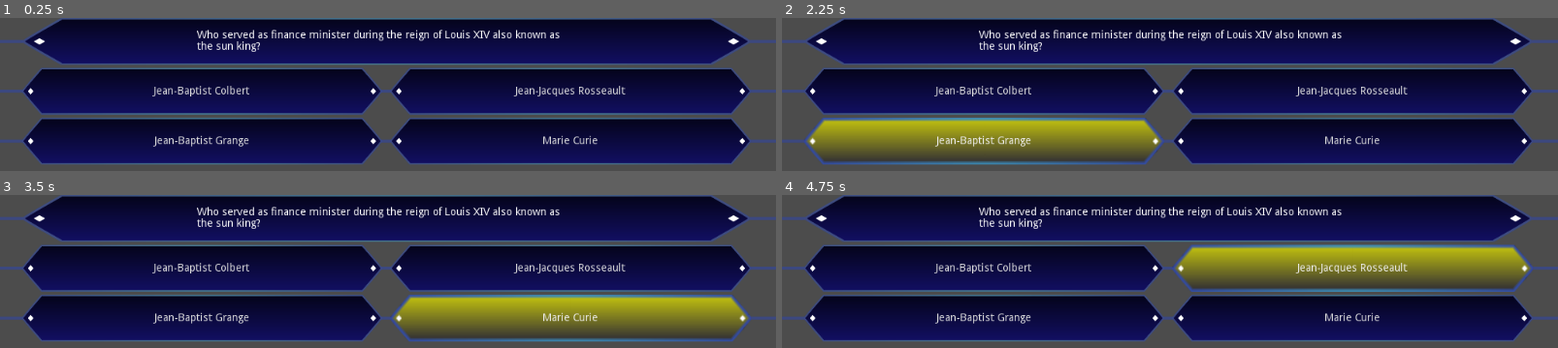
Above: before the commit, frames 1-4 (two rows, left to right).
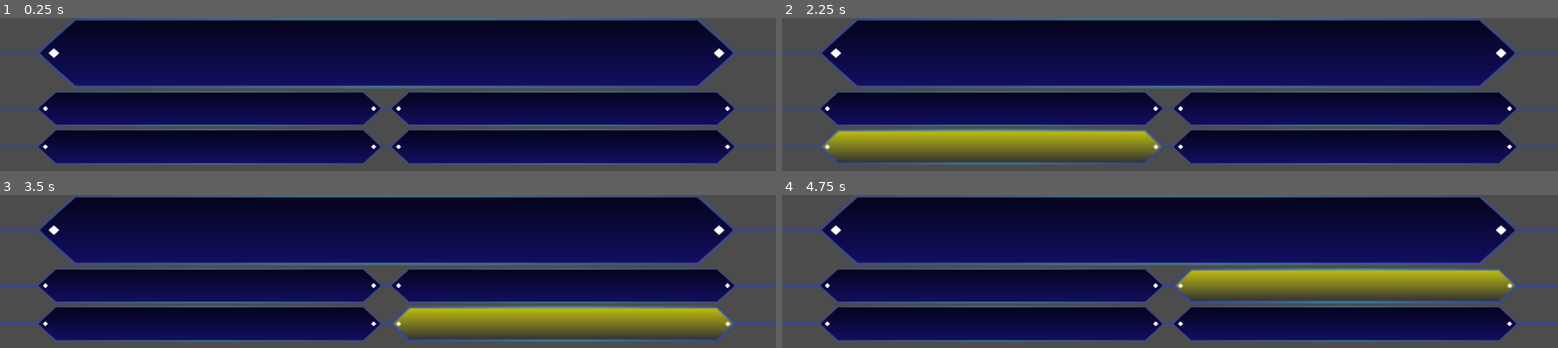
Above: after the commit, the same moments.

Repository: MathiasBaumgartinger/MillionaireQuiz
Game: Godot game, scene res://MillonaireQuiz.tscn
Two runs of this game, one before a commit and one after it. Both use one fixed random seed, a clock stepped at 60 frames per second and the inputs below. Before the commit the project has no main scene; this scene is started directly in both runs.
Inputs (mouse positions are in pixels of both pictures, inside the frame that each line leads up to; where the layout moved, square brackets give the same spot in the first picture):
- Up to frame 1 (0.25 s): no input
- Up to frame 2 (2.25 s): click (991, 108) [983, 91] at 0.5 s; click (1348, 108) [1356, 91] at 1.25 s; click (991, 146) [983, 140] at 2 s
- Up to frame 3 (3.5 s): click (566, 323) [574, 317] at 2.75 s
- Up to frame 4 (4.75 s): click (991, 285) [983, 268] at 3.5 s; click (1348, 285) [1356, 268] at 4.25 s

The runs differ from the first frame. In frame 1, 46% of the frame differs, in the area x 0-100%, y 0-96%; in frame 2, 49%; in frame 3, 49%; in frame 4, 46%.

Commit message:
Added additional states, proper, sacling labels and corresponding music

Diff:
--- a/MillonaireQuiz.gd
+++ b/MillonaireQuiz.gd
@@ -1,7 +1,15 @@
 extends Control
+class_name Game
 
 enum GAME_STATE {
+	opening,
+	lets_play,
 	question,
+	A,
+	B,
+	C,
+	D,
+	answering,
 	locked,
 	corret,
 	wrong
@@ -11,19 +19,34 @@
 onready var button_b = get_node("VBoxContainer/HBoxContainer/B")
 onready var button_c = get_node("VBoxContainer/HBoxContainer2/C")
 onready var button_d = get_node("VBoxContainer/HBoxContainer2/D")
+onready var button_a_text = get_node("VBoxContainer/HBoxContainer/A/Margin/HBox/Label")
+onready var button_b_text = get_node("VBoxContainer/HBoxContainer/B/Margin/HBox/Label")
+onready var button_c_text = get_node("VBoxContainer/HBoxContainer2/C/Margin/HBox/Label")
+onready var button_d_text = get_node("VBoxContainer/HBoxContainer2/D/Margin/HBox/Label")
 onready var question_text = get_node("VBoxContainer/TitleHbox/PanelContainer/CenterContainer/RichTextLabel")
 onready var buttons = {
 	"A": button_a, "B": button_b,
 	"C": button_c, "D": button_d
 }
+onready var normal_sb = load("res://ThemeElements/TemplateNormal.tres").duplicate()
 
 var correct_option: String
-var game_state: int = GAME_STATE.question
+var game_state: int = 0 setget set_game_state
 var locked_option: String
+var current_question: Dictionary
+var question_no = 0
+
+
+func set_game_state(state):
+	print(GAME_STATE.keys()[state])
+	$MusicManager.play(state, question_no)
+	game_state = state
+
 
 func _ready():
 	for button in buttons.values():
 		button.connect("toggled", self, "_question_locked", [button])
+	reset_buttons()
 	setup_next_question()
 
 
@@ -34,22 +57,44 @@
 
 func progress():
 	match game_state:
-		1: check()
-		2:
+		GAME_STATE.question:
+			question_text.visible = true
+			set_game_state(GAME_STATE.A)
+		GAME_STATE.A:
+			$VBoxContainer/HBoxContainer/A/Margin.visible = true
+			set_game_state(GAME_STATE.B)
+		GAME_STATE.B:
+			$VBoxContainer/HBoxContainer/B/Margin.visible = true
+			set_game_state(GAME_STATE.C)
+		GAME_STATE.C:
+			$VBoxContainer/HBoxContainer2/C/Margin.visible = true
+			set_game_state(GAME_STATE.D)
+		GAME_STATE.D:
+			$VBoxContainer/HBoxContainer2/D/Margin.visible = true
+			set_game_state(GAME_STATE.answering)
+		GAME_STATE.locked:
+			check()
+		GAME_STATE.corret:
 			reset_buttons()
 			setup_next_question()
-		3:
+			set_game_state(GAME_STATE.question)
+		GAME_STATE.wrong:
 			reset_buttons()
 			setup_next_question()
-		_: return
+			set_game_state(GAME_STATE.question)
+		GAME_STATE.answering:
+			return
+		_:
+			set_game_state(game_state + 1)
 
 
 func _question_locked(presssed: bool, button: Button):
-	for button in buttons.values():
-		button.pressed = false
+	for b in buttons.values():
+		if b != button:
+			b.pressed = false
 
 	locked_option = button.name
-	game_state = GAME_STATE.locked
+	set_game_state(GAME_STATE.locked)
 
 
 func check():
@@ -59,41 +104,45 @@
 	locked_button.pressed = false
 	locked_button.focus_mode = Control.FOCUS_NONE
 	if locked_option == correct_option:
-		game_state = GAME_STATE.corret
+		set_game_state(GAME_STATE.corret)
 		animate(locked_button,
 			load("res://ThemeElements/TemplateCorrect.tres").duplicate())
 	else:
-		game_state = GAME_STATE.wrong
+		set_game_state(GAME_STATE.wrong)
 		animate(locked_button,
 			load("res://ThemeElements/TemplateWrong.tres").duplicate())
 
 
 func setup_next_question():
-	var question = $QuestionManager.get_next_question()
-	if question == null: return
+	var next_question = $QuestionManager.get_next_question()
+	if next_question == null: return
 
-	question_text.text = question["question"]
-	button_a.text = question["A"]
-	button_b.text = question["B"]
-	button_c.text = question["C"]
-	button_d.text = question["D"]
-	correct_option = question["correct"]
+	question_text.visible = false
+	current_question = next_question
+	question_no += 1
+
+	question_text.bbcode_text = "[center]%s[/center]" % current_question["question"]
+	button_a_text.text = current_question["A"]
+	button_b_text.text = current_question["B"]
+	button_c_text.text = current_question["C"]
+	button_d_text.text = current_question["D"]
+	correct_option = current_question["correct"]
 
 
 func animate(locked_button, stylebox):
-	var normal_sb = load("res://ThemeElements/TemplateNormal.tres").duplicate()
 	locked_button.theme.set_stylebox("normal", "Button", stylebox)
 	yield(get_tree().create_timer(0.4), "timeout")
 	locked_button.theme.set_stylebox("normal", "Button", normal_sb)
 	yield(get_tree().create_timer(0.4), "timeout")
 	locked_button.theme.set_stylebox("normal", "Button", stylebox)
-	yield(get_tree().create_timer(0.4), "timeout")
+	yield(get_tree().create_timer(0.3), "timeout")
 	locked_button.theme.set_stylebox("normal", "Button", normal_sb)
-	yield(get_tree().create_timer(0.4), "timeout")
+	yield(get_tree().create_timer(0.3), "timeout")
 	locked_button.theme.set_stylebox("normal", "Button", stylebox)
 
 
 func reset_buttons():
 	for button in buttons.values():
+		button.theme = load("res://MillonaireTheme.tres").duplicate()
+		button.get_node("Margin").visible = false
 		button.toggle_mode = true
-		button.theme = load("res://MillonaireTheme.tres").duplicate()
--- a/MillonaireQuiz.tscn
+++ b/MillonaireQuiz.tscn
@@ -1,75 +1,22 @@
-[gd_scene load_steps=17 format=2]
+[gd_scene load_steps=18 format=2]
 
 [ext_resource path="res://MillonaireTheme.tres" type="Theme" id=1]
 [ext_resource path="res://MillonaireQuiz.gd" type="Script" id=2]
-[ext_resource path="res://Resoures/StyleTemplateLocked.svg" type="Texture" id=3]
-[ext_resource path="res://Resoures/StyleTemplateHover.svg" type="Texture" id=4]
-[ext_resource path="res://ThemeElements/TemplateNormal.tres" type="StyleBox" id=5]
+[ext_resource path="res://MusicManager.gd" type="Script" id=3]
+[ext_resource path="res://Resoures/Opening.mp3" type="AudioStream" id=4]
+[ext_resource path="res://Resoures/Lets Play.mp3" type="AudioStream" id=5]
 [ext_resource path="res://QuestionManager.gd" type="Script" id=6]
-
-[sub_resource type="StyleBoxTexture" id=2]
-texture = ExtResource( 3 )
-region_rect = Rect2( 0, 0, 388, 44 )
-
-[sub_resource type="StyleBoxTexture" id=1]
-texture = ExtResource( 4 )
-region_rect = Rect2( 0, 0, 388, 44 )
-
-[sub_resource type="StyleBoxTexture" id=3]
-texture = ExtResource( 3 )
-region_rect = Rect2( 0, 0, 388, 44 )
-
-[sub_resource type="Theme" id=8]
-Button/styles/disabled = ExtResource( 5 )
-Button/styles/focus = SubResource( 2 )
-Button/styles/hover = SubResource( 1 )
-Button/styles/normal = ExtResource( 5 )
-Button/styles/pressed = SubResource( 3 )
-Panel/constants/panel = 0
-Panel/styles/panel = ExtResource( 5 )
-PanelContainer/styles/panel = ExtResource( 5 )
-
-[sub_resource type="Theme" id=9]
-Button/styles/disabled = ExtResource( 5 )
-Button/styles/focus = SubResource( 2 )
-Button/styles/hover = SubResource( 1 )
-Button/styles/normal = ExtResource( 5 )
-Button/styles/pressed = SubResource( 3 )
-Panel/constants/panel = 0
-Panel/styles/panel = ExtResource( 5 )
-PanelContainer/styles/panel = ExtResource( 5 )
-
-[sub_resource type="StyleBoxTexture" id=10]
-texture = ExtResource( 3 )
-region_rect = Rect2( 0, 0, 388, 44 )
-
-[sub_resource type="StyleBoxTexture" id=11]
-texture = ExtResource( 4 )
-region_rect = Rect2( 0, 0, 388, 44 )
-
-[sub_resource type="StyleBoxTexture" id=12]
-texture = ExtResource( 3 )
-region_rect = Rect2( 0, 0, 388, 44 )
-
-[sub_resource type="Theme" id=7]
-Button/styles/disabled = ExtResource( 5 )
-Button/styles/focus = SubResource( 10 )
-Button/styles/hover = SubResource( 11 )
-Button/styles/normal = ExtResource( 5 )
-Button/styles/pressed = SubResource( 12 )
-Panel/constants/panel = 0
-Panel/styles/panel = ExtResource( 5 )
-PanelContainer/styles/panel = ExtResource( 5 )
-
-[sub_resource type="Theme" id=6]
-Button/styles/disabled = ExtResource( 5 )
-Button/styles/focus = SubResource( 10 )
-Button/styles/hover = SubResource( 11 )
-Button/styles/normal = ExtResource( 5 )
-Button/styles/pressed = SubResource( 12 )
-Panel/constants/panel = 0
-Panel/styles/panel = ExtResource( 5 )
-PanelContainer/styles/panel = ExtResource( 5 )
+[ext_resource path="res://Resoures/Question 6.mp3" type="AudioStream" id=7]
+[ext_resource path="res://Resoures/Lights To Center Q1Q5.mp3" type="AudioStream" id=8]
+[ext_resource path="res://Resoures/Questions 14 Lose.mp3" type="AudioStream" id=9]
+[ext_resource path="res://Resoures/Question 6 Win.mp3" type="AudioStream" id=10]
+[ext_resource path="res://Resoures/Question 6 Lose.mp3" type="AudioStream" id=11]
+[ext_resource path="res://Resoures/Questions 14 Win.mp3" type="AudioStream" id=12]
+[ext_resource path="res://Resoures/Questions 15.mp3" type="AudioStream" id=13]
+[ext_resource path="res://Resoures/Question 5 Win.mp3" type="AudioStream" id=14]
+[ext_resource path="res://Resoures/Question 6 Final Answer.mp3" type="AudioStream" id=15]
+[ext_resource path="res://Resoures/Question 5 Lose.mp3" type="AudioStream" id=16]
+[ext_resource path="res://Resoures/Lights To Center Q6.mp3" type="AudioStream" id=17]
 
 [node name="Control" type="MarginContainer"]
 anchor_right = 0.997
@@ -82,42 +29,67 @@
 script = ExtResource( 6 )
 questions_file = "res://questions.json"
 
+[node name="MusicManager" type="Node" parent="."]
+script = ExtResource( 3 )
+opening = ExtResource( 4 )
+lets_play = ExtResource( 5 )
+lights_to_center = ExtResource( 8 )
+questions_1to5 = ExtResource( 13 )
+questions_from6 = ExtResource( 7 )
+final_answer_from6 = ExtResource( 15 )
+questions_1to4_win = ExtResource( 12 )
+questions_1to4_lose = ExtResource( 9 )
+question_5_win = ExtResource( 14 )
+question_5_lose = ExtResource( 16 )
+question_from6_win = ExtResource( 10 )
+question_from6_lose = ExtResource( 11 )
+lights_to_center_1to5 = ExtResource( 8 )
+lights_to_center_from6 = ExtResource( 17 )
+
+[node name="MusicPlayer1" type="AudioStreamPlayer" parent="MusicManager"]
+
+[node name="MusicPlayer2" type="AudioStreamPlayer" parent="MusicManager"]
+stream = ExtResource( 5 )
+
+[node name="MusicPlayer3" type="AudioStreamPlayer" parent="MusicManager"]
+
 [node name="VBoxContainer" type="VBoxContainer" parent="."]
-margin_right = 1021.0
-margin_bottom = 195.0
+margin_right = 1020.0
+margin_bottom = 194.0
 size_flags_horizontal = 3
 size_flags_vertical = 3
 theme = ExtResource( 1 )
 
 [node name="TitleHbox" type="HBoxContainer" parent="VBoxContainer"]
-margin_right = 1021.0
-margin_bottom = 62.0
-size_flags_vertical = 3
+margin_right = 1020.0
+margin_bottom = 93.0
+size_flags_vertical = 3
+size_flags_stretch_ratio = 2.0
 
 [node name="BeginSeperator2" type="HSeparator" parent="VBoxContainer/TitleHbox"]
-margin_right = 25.0
-margin_bottom = 62.0
-rect_min_size = Vector2( 25, 0 )
+margin_right = 45.0
+margin_bottom = 93.0
+rect_min_size = Vector2( 45, 0 )
 
 [node name="PanelContainer" type="PanelContainer" parent="VBoxContainer/TitleHbox"]
-margin_left = 29.0
-margin_right = 992.0
-margin_bottom = 62.0
+margin_left = 49.0
+margin_right = 971.0
+margin_bottom = 93.0
 rect_min_size = Vector2( 0, 50 )
 size_flags_horizontal = 3
 size_flags_vertical = 3
 
 [node name="CenterContainer" type="CenterContainer" parent="VBoxContainer/TitleHbox/PanelContainer"]
-margin_right = 963.0
-margin_bottom = 62.0
+margin_right = 922.0
+margin_bottom = 93.0
 size_flags_horizontal = 3
 size_flags_vertical = 3
 
 [node name="RichTextLabel" type="RichTextLabel" parent="VBoxContainer/TitleHbox/PanelContainer/CenterContainer"]
-margin_left = 231.0
-margin_top = 23.0
-margin_right = 731.0
-margin_bottom = 38.0
+margin_left = 211.0
+margin_top = 39.0
+margin_right = 711.0
+margin_bottom = 54.0
 rect_min_size = Vector2( 500, 0 )
 size_flags_horizontal = 3
 size_flags_vertical = 3
@@ -128,89 +100,195 @@
 scroll_active = false
 
 [node name="EndSeperator2" type="HSeparator" parent="VBoxContainer/TitleHbox"]
-margin_left = 996.0
-margin_right = 1021.0
-margin_bottom = 62.0
-rect_min_size = Vector2( 25, 0 )
+show_behind_parent = true
+margin_left = 975.0
+margin_right = 1020.0
+margin_bottom = 93.0
+rect_min_size = Vector2( 45, 0 )
 
 [node name="HBoxContainer" type="HBoxContainer" parent="VBoxContainer"]
-margin_top = 66.0
-margin_right = 1021.0
-margin_bottom = 128.0
+margin_top = 97.0
+margin_right = 1020.0
+margin_bottom = 143.0
 size_flags_vertical = 3
 
 [node name="BeginSeperator" type="HSeparator" parent="VBoxContainer/HBoxContainer"]
-margin_right = 25.0
-margin_bottom = 62.0
-rect_min_size = Vector2( 25, 0 )
+margin_right = 45.0
+margin_bottom = 46.0
+rect_min_size = Vector2( 45, 0 )
 
 [node name="A" type="Button" parent="VBoxContainer/HBoxContainer"]
-margin_left = 29.0
-margin_right = 505.0
-margin_bottom = 62.0
-rect_min_size = Vector2( 0, 25 )
-size_flags_horizontal = 3
-theme = SubResource( 8 )
-toggle_mode = true
+margin_left = 49.0
+margin_right = 504.0
+margin_bottom = 46.0
+rect_min_size = Vector2( 0, 25 )
+size_flags_horizontal = 3
+theme = ExtResource( 1 )
+toggle_mode = true
+
+[node name="Margin" type="MarginContainer" parent="VBoxContainer/HBoxContainer/A"]
+anchor_left = 0.059
+anchor_right = 0.945
+anchor_bottom = 1.0
+margin_left = 0.154999
+margin_top = 1.0
+margin_right = 0.0509644
+margin_bottom = 0.920002
+mouse_filter = 2
+
+[node name="HBox" type="HBoxContainer" parent="VBoxContainer/HBoxContainer/A/Margin"]
+margin_right = 403.0
+margin_bottom = 45.0
+
+[node name="Q" type="Label" parent="VBoxContainer/HBoxContainer/A/Margin/HBox"]
+margin_top = 15.0
+margin_right = 13.0
+margin_bottom = 29.0
+text = "A:"
+
+[node name="Label" type="Label" parent="VBoxContainer/HBoxContainer/A/Margin/HBox"]
+margin_left = 17.0
+margin_top = 15.0
+margin_right = 17.0
+margin_bottom = 29.0
 
 [node name="HSeparator" type="HSeparator" parent="VBoxContainer/HBoxContainer"]
-margin_left = 509.0
-margin_right = 512.0
-margin_bottom = 62.0
+margin_left = 508.0
+margin_right = 511.0
+margin_bottom = 46.0
 rect_min_size = Vector2( 1, 0 )
 
 [node name="B" type="Button" parent="VBoxContainer/HBoxContainer"]
-margin_left = 516.0
-margin_right = 992.0
-margin_bottom = 62.0
-rect_min_size = Vector2( 0, 25 )
-size_flags_horizontal = 3
-theme = SubResource( 9 )
-toggle_mode = true
+margin_left = 515.0
+margin_right = 971.0
+margin_bottom = 46.0
+rect_min_size = Vector2( 0, 25 )
+size_flags_horizontal = 3
+theme = ExtResource( 1 )
+toggle_mode = true
+
+[node name="Margin" type="MarginContainer" parent="VBoxContainer/HBoxContainer/B"]
+anchor_left = 0.059
+anchor_right = 0.945
+anchor_bottom = 1.0
+margin_left = 0.0959988
+margin_top = -0.0120001
+margin_right = -0.00802612
+margin_bottom = -0.0919991
+mouse_filter = 2
+
+[node name="HBox" type="HBoxContainer" parent="VBoxContainer/HBoxContainer/B/Margin"]
+margin_right = 403.0
+margin_bottom = 45.0
+
+[node name="Q" type="Label" parent="VBoxContainer/HBoxContainer/B/Margin/HBox"]
+margin_top = 15.0
+margin_right = 13.0
+margin_bottom = 29.0
+text = "B:"
+
+[node name="Label" type="Label" parent="VBoxContainer/HBoxContainer/B/Margin/HBox"]
+margin_left = 17.0
+margin_top = 15.0
+margin_right = 17.0
+margin_bottom = 29.0
 
 [node name="EndSeperator" type="HSeparator" parent="VBoxContainer/HBoxContainer"]
-margin_left = 996.0
-margin_right = 1021.0
-margin_bottom = 62.0
-rect_min_size = Vector2( 25, 0 )
+margin_left = 975.0
+margin_right = 1020.0
+margin_bottom = 46.0
+rect_min_size = Vector2( 45, 0 )
 
 [node name="HBoxContainer2" type="HBoxContainer" parent="VBoxContainer"]
-margin_top = 132.0
-margin_right = 1021.0
-margin_bottom = 195.0
+margin_top = 147.0
+margin_right = 1020.0
+margin_bottom = 194.0
 size_flags_vertical = 3
 
 [node name="BeginSeperator" type="HSeparator" parent="VBoxContainer/HBoxContainer2"]
-margin_right = 25.0
-margin_bottom = 63.0
-rect_min_size = Vector2( 25, 0 )
+margin_right = 45.0
+margin_bottom = 47.0
+rect_min_size = Vector2( 45, 0 )
 
 [node name="C" type="Button" parent="VBoxContainer/HBoxContainer2"]
-margin_left = 29.0
-margin_right = 505.0
-margin_bottom = 63.0
-rect_min_size = Vector2( 0, 25 )
-size_flags_horizontal = 3
-theme = SubResource( 7 )
-toggle_mode = true
+margin_left = 49.0
+margin_right = 504.0
+margin_bottom = 47.0
+rect_min_size = Vector2( 0, 25 )
+size_flags_horizontal = 3
+theme = ExtResource( 1 )
+toggle_mode = true
+
+[node name="Margin" type="MarginContainer" parent="VBoxContainer/HBoxContainer2/C"]
+anchor_left = 0.059
+anchor_right = 0.945
+anchor_bottom = 1.0
+margin_left = 0.155001
+margin_top = -0.128
+margin_right = 0.0249634
+margin_bottom = -0.153999
+mouse_filter = 2
+
+[node name="HBox" type="HBoxContainer" parent="VBoxContainer/HBoxContainer2/C/Margin"]
+margin_right = 402.0
+margin_bottom = 46.0
+
+[node name="Q" type="Label" parent="VBoxContainer/HBoxContainer2/C/Margin/HBox"]
+margin_top = 16.0
+margin_right = 12.0
+margin_bottom = 30.0
+text = "C:"
+
+[node name="Label" type="Label" parent="VBoxContainer/HBoxContainer2/C/Margin/HBox"]
+margin_left = 16.0
+margin_top = 16.0
+margin_right = 16.0
+margin_bottom = 30.0
 
 [node name="HSeparator" type="HSeparator" parent="VBoxContainer/HBoxContainer2"]
-margin_left = 509.0
-margin_right = 512.0
-margin_bottom = 63.0
+margin_left = 508.0
+margin_right = 511.0
+margin_bottom = 47.0
 rect_min_size = Vector2( 1, 0 )
 
 [node name="D" type="Button" parent="VBoxContainer/HBoxContainer2"]
-margin_left = 516.0
-margin_right = 992.0
-margin_bottom = 63.0
-rect_min_size = Vector2( 0, 25 )
-size_flags_horizontal = 3
-theme = SubResource( 6 )
-toggle_mode = true
+margin_left = 515.0
+margin_right = 971.0
+margin_bottom = 47.0
+rect_min_size = Vector2( 0, 25 )
+size_flags_horizontal = 3
+theme = ExtResource( 1 )
+toggle_mode = true
+align = 0
+
+[node name="Margin" type="MarginContainer" parent="VBoxContainer/HBoxContainer2/D"]
+anchor_left = 0.059
+anchor_right = 0.945
+anchor_bottom = 1.0
+margin_left = 0.0960007
+margin_top = 1.0
+margin_right = -0.0340271
+margin_bottom = 0.973999
+mouse_filter = 2
+
+[node name="HBox" type="HBoxContainer" parent="VBoxContainer/HBoxContainer2/D/Margin"]
+margin_right = 403.0
+margin_bottom = 46.0
+
+[node name="Q" type="Label" parent="VBoxContainer/HBoxContainer2/D/Margin/HBox"]
+margin_top = 16.0
+margin_right = 14.0
+margin_bottom = 30.0
+text = "D:"
+
+[node name="Label" type="Label" parent="VBoxContainer/HBoxContainer2/D/Margin/HBox"]
+margin_left = 18.0
+margin_top = 16.0
+margin_right = 18.0
+margin_bottom = 30.0
 
 [node name="EndSeperator" type="HSeparator" parent="VBoxContainer/HBoxContainer2"]
-margin_left = 996.0
-margin_right = 1021.0
-margin_bottom = 63.0
-rect_min_size = Vector2( 25, 0 )
+margin_left = 975.0
+margin_right = 1020.0
+margin_bottom = 47.0
+rect_min_size = Vector2( 45, 0 )
--- /dev/null
+++ b/MusicManager.gd
@@ -0,0 +1,70 @@
+extends Node
+
+
+export var opening: AudioStream
+export var lets_play: AudioStream
+export var lights_to_center: AudioStream
+export var questions_1to5: AudioStream
+export var questions_from6: AudioStream
+export var final_answer_from6: AudioStream
+export var questions_1to4_win: AudioStream
+export var questions_1to4_lose: AudioStream
+export var question_5_win: AudioStream
+export var question_5_lose: AudioStream
+export var question_from6_win: AudioStream
+export var question_from6_lose: AudioStream
+export var lights_to_center_1to5: AudioStream
+export var lights_to_center_from6: AudioStream
+
+
+func play(game_state: int, question_no: int):
+	match game_state:
+		Game.GAME_STATE.lets_play:
+			lets_play.loop = false
+			$MusicPlayer2.stream = lets_play
+			$MusicPlayer2.playing = true
+		Game.GAME_STATE.opening:
+			opening.loop = false
+			$MusicPlayer3.stream = opening
+			$MusicPlayer3.playing = true
+		Game.GAME_STATE.question:
+			if question_no == 1 or question_no == 5:
+				$MusicPlayer2.stream = lights_to_center_1to5
+				$MusicPlayer2.stream.loop = false
+				$MusicPlayer2.playing = true
+			elif question_no > 6:
+				$MusicPlayer2.stream = lights_to_center_from6
+				$MusicPlayer2.stream.loop = false
+				$MusicPlayer2.playing = true
+
+			if question_no <= 5:
+				if $MusicPlayer1.playing: return
+				$MusicPlayer1.stream = questions_1to5
+			elif question_no > 5:
+				$MusicPlayer1.stream = questions_from6
+			$MusicPlayer1.playing = true
+		Game.GAME_STATE.locked:
+			if question_no > 5:
+				$MusicPlayer1.playing = false
+				final_answer_from6.loop = false
+				$MusicPlayer2.stream = final_answer_from6
+				$MusicPlayer2.playing = true
+		Game.GAME_STATE.corret:
+			if question_no < 5:
+				$MusicPlayer2.stream = questions_1to4_win
+			elif question_no == 5:
+				$MusicPlayer2.stream = question_5_win
+			else:
+				$MusicPlayer2.stream = question_from6_win
+			$MusicPlayer2.stream.loop = false
+			$MusicPlayer2.playing = true
+		Game.GAME_STATE.wrong:
+			if question_no < 5:
+				$MusicPlayer2.stream = questions_1to4_lose
+			elif question_no == 5:
+				$MusicPlayer2.stream = question_5_lose
+			else:
+				$MusicPlayer2.stream = question_from6_lose
+			$MusicPlayer2.stream.loop = false
+			$MusicPlayer2.playing = true
+		_: return
--- a/project.godot
+++ b/project.godot
@@ -8,9 +8,20 @@
 
 config_version=4
 
+_global_script_classes=[ {
+"base": "Control",
+"class": "Game",
+"language": "GDScript",
+"path": "res://MillonaireQuiz.gd"
+} ]
+_global_script_class_icons={
+"Game": ""
+}
+
 [application]
 
 config/name="MillonairQuz"
+run/main_scene="res://MillonaireQuiz.tscn"
 config/icon="res://icon.png"
 
 [input]
